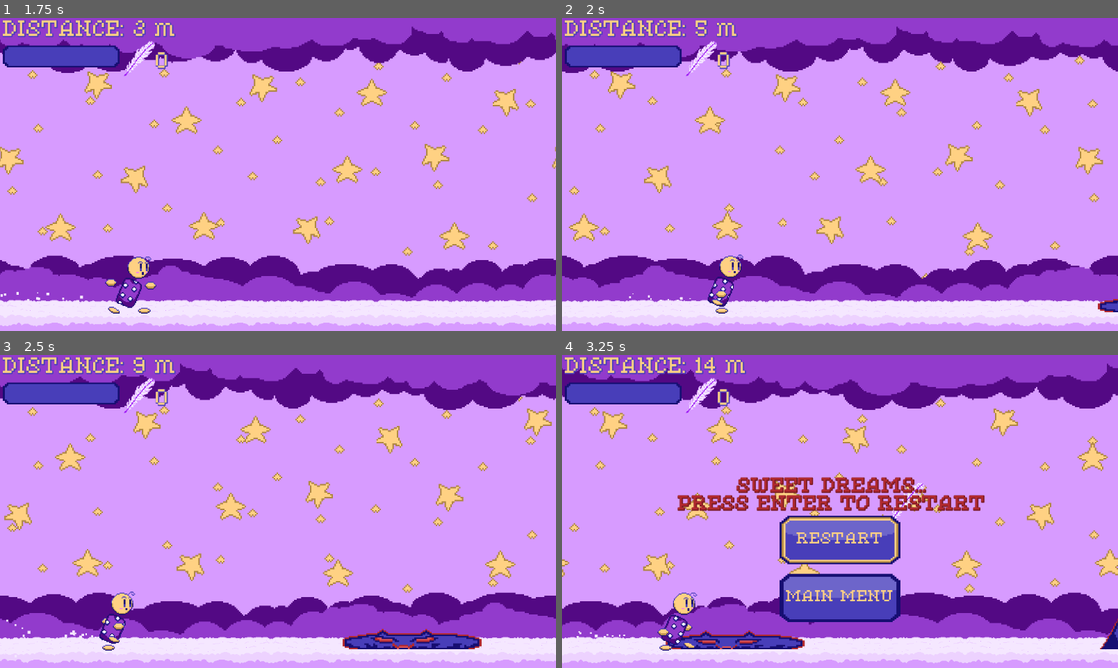
Above: before the commit, frames 1-4 (two rows, left to right).
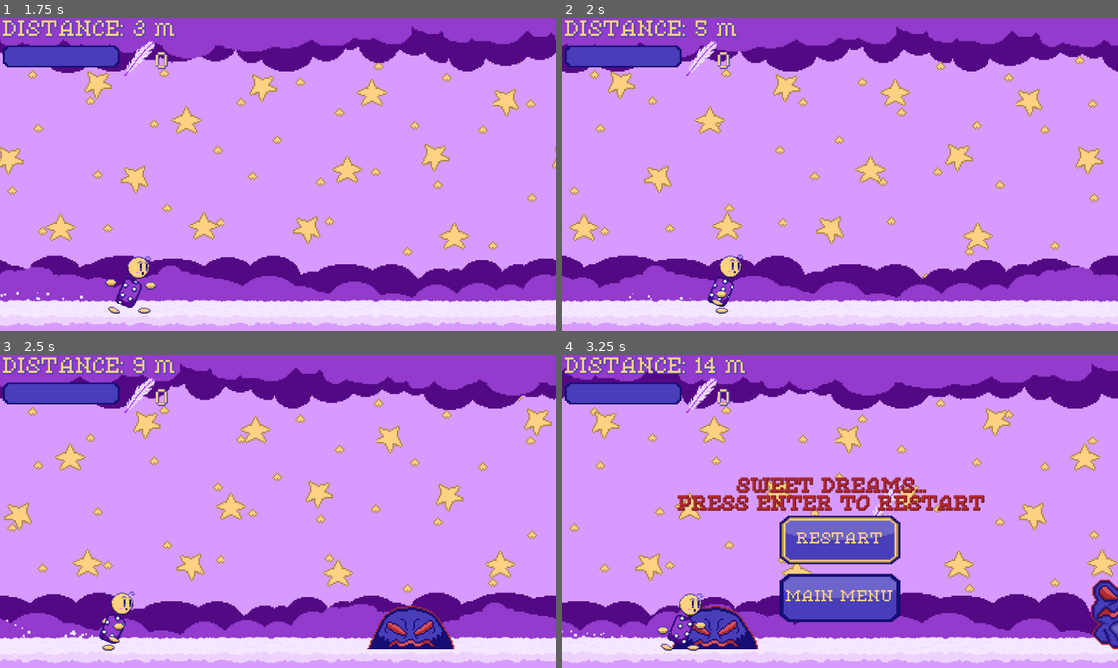
Above: after the commit, the same moments.

Repository: jacio-m/DreamRunner
Game: Godot game, scene res://HUD/main_menu.tscn
The game is run twice, just before and just after one commit, with the same random seed, the same clock (stepped at 60 frames per second) and the same inputs. Sound files missing from this copy of the repository are replaced by a short silence.
Inputs:
- Up to frame 1 (1.75 s): tap Enter (ui_accept) at 0.5, 0.77, 1.25, 1.52 s; hold Right (ui_right) from 0.53 s (still down)
- Up to frame 2 (2 s): keep holding Right (ui_right)
- Up to frame 3 (2.5 s): release Right (ui_right) at 2.03 s; hold Left (ui_left) from 2.03 s (still down)
- Up to frame 4 (3.25 s): release Left (ui_left) at 2.78 s; hold Right (ui_right) from 2.78 s (still down); tap Enter (ui_accept) at 3.02 s

Frame 1 is identical in both runs. In frame 2, 0.1% of the frame differs, in the area x 96-100%, y 89-94%; in frame 3, 1.8%; in frame 4, 11%, in the area x 0-100%, y 2-99%.

Commit message:
Started Working on Shadow Frog
Started working on the Shadow Frog, added it to the obstacle types and created its own script.

Diff:
--- /dev/null
+++ b/Enemies/shadow_frog.gd
@@ -0,0 +1,4 @@
+extends Area2D
+
+func _ready():
+	$AnimatedSprite2D.play("Enemy Idle")
--- /dev/null
+++ b/Enemies/shadow_frog.tscn
@@ -0,0 +1,33 @@
+[gd_scene load_steps=5 format=3 uid="uid://dsccp1r535e4t"]
+
+[ext_resource type="Script" uid="uid://dsyuyy35l3et2" path="res://Enemies/shadow_frog.gd" id="1_87ls5"]
+[ext_resource type="Texture2D" uid="uid://cuwrr0w5qdlk8" path="res://Enemies/Shadows Sprites/shadow_frog1.png" id="1_d06qs"]
+[ext_resource type="Texture2D" uid="uid://bklvyqgg24cd5" path="res://Enemies/Shadows Sprites/shadow_frog2.png" id="2_87ls5"]
+
+[sub_resource type="SpriteFrames" id="SpriteFrames_op8ln"]
+animations = [{
+"frames": [{
+"duration": 1.0,
+"texture": ExtResource("1_d06qs")
+}, {
+"duration": 1.0,
+"texture": ExtResource("2_87ls5")
+}],
+"loop": true,
+"name": &"Enemy Idle",
+"speed": 2.0
+}]
+
+[node name="Area2D" type="Area2D"]
+script = ExtResource("1_87ls5")
+
+[node name="AnimatedSprite2D" type="AnimatedSprite2D" parent="."]
+scale = Vector2(3, 3)
+sprite_frames = SubResource("SpriteFrames_op8ln")
+animation = &"Enemy Idle"
+frame = 1
+frame_progress = 0.913966
+
+[node name="CollisionPolygon2D" type="CollisionPolygon2D" parent="."]
+scale = Vector2(3, 3)
+polygon = PackedVector2Array(-15, -16, -8, -16, -4, -11, 3, -11, 7, -16, 14, -16, 19, -11, 19, -5, 17, -2, 20, 2, 20, 10, 15, 14, 19, 20, 19, 23, 13, 29, 7, 29, 5, 32, -6, 32, -8, 29, -14, 29, -20, 23, -20, 20, -16, 14, -21, 10, -21, 2, -18, -2, -20, -5, -20, -11)
--- a/Levels/Scripts/level.gd
+++ b/Levels/Scripts/level.gd
@@ -3,6 +3,7 @@
 var shadow_blob = preload("res://Enemies/shadow_blob.tscn")
 var shadow_spike = preload("res://Enemies/shadow_spike.tscn")
 var shadow_kitty = preload("res://Enemies/shadow_kitty.tscn")
+var shadow_frog = preload("res://Enemies/shadow_frog.tscn")
 #maybe some other enemies later on
 var pillow_item = preload("res://Items/Scenes/pillow.tscn")
 var feather_item = preload("res://Items/Scenes/feather.tscn")
@@ -12,7 +13,7 @@
 var jawbreaker_item = preload("res://Items/Scenes/jawbreaker.tscn")
 var item_effects := {}
 
-var obstacle_types := [shadow_blob, shadow_spike, shadow_kitty]
+var obstacle_types := [shadow_blob, shadow_spike, shadow_kitty, shadow_frog]
 var obstacles : Array
 var item_types := [feather_item, pillow_item, teddy_bear_item, lollipop_item, chocolatebar_item]
 var items: Array
Not shown, added: Enemies/shadow_frog.gd.uid
